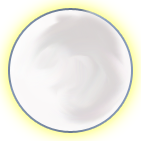
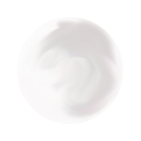
Layers edited between the first and the second 141×141 image:
painted on "图层 0" over box(10, 10, 131, 131)
